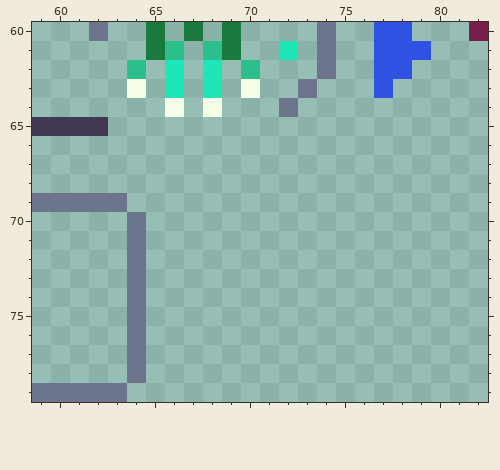
Two states of a pixel-art file, src/sprites.aseprite. This is how it looked before the edit.
160x80 pixels, 1 frame. Colours within 5 levels of each other are drawn and written as one. Shown: x 59..82, y 60..79. The commit also changed other parts of the picture, which this record leaves out.
Now the later version:
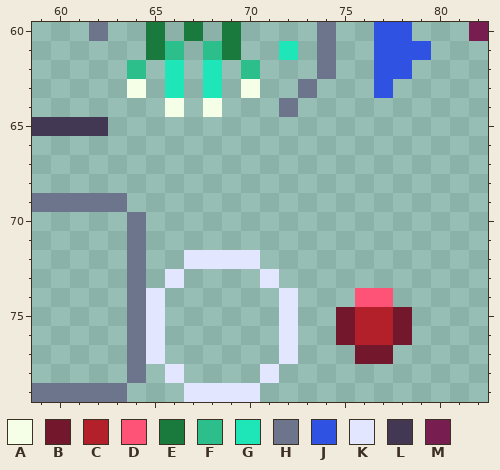
Palette (. is transparent): A #f5ffe8  B #73172d  C #b4202a  D #ff5277  E #1a7a3e  F #2cbf8c  G #1fe6b8  H #6d758d  J #3052e2  K #e3e6ff  L #433853  M #781d4f
What changed:
@@ x 59..82 @@
 71 .....H..................
-72 .....H..................
-73 .....H..................
-74 .....H..................
-75 .....H..................
-76 .....H..................
-77 .....H..................
-78 .....H..................
-79 HHHHH...................
+72 .....H..KKKK............
+73 .....H.K....K...........
+74 .....HK......K...DD.....
+75 .....HK......K..BCCB....
+76 .....HK......K..BCCB....
+77 .....HK......K...BB.....
+78 .....H.K....K...........
+79 HHHHH...KKKK............
Boxes around the changes in both pictures, in picture pixels (x1, y1, x2, y2):
added: (146, 250, 412, 402)
